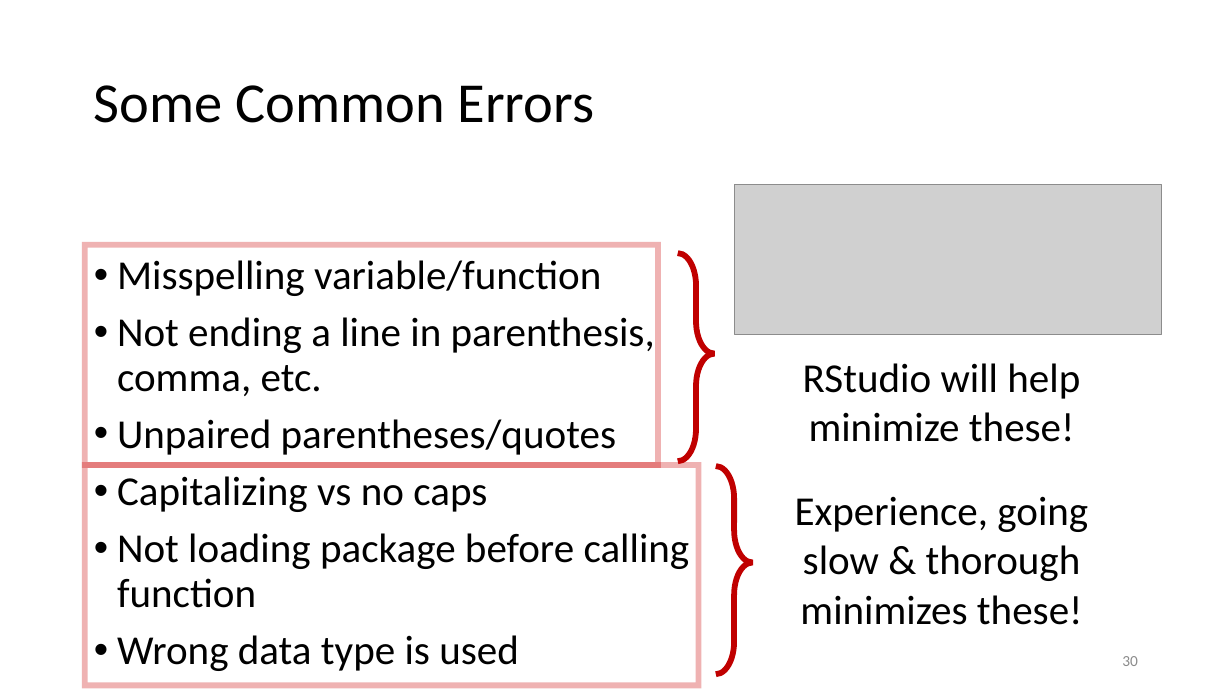
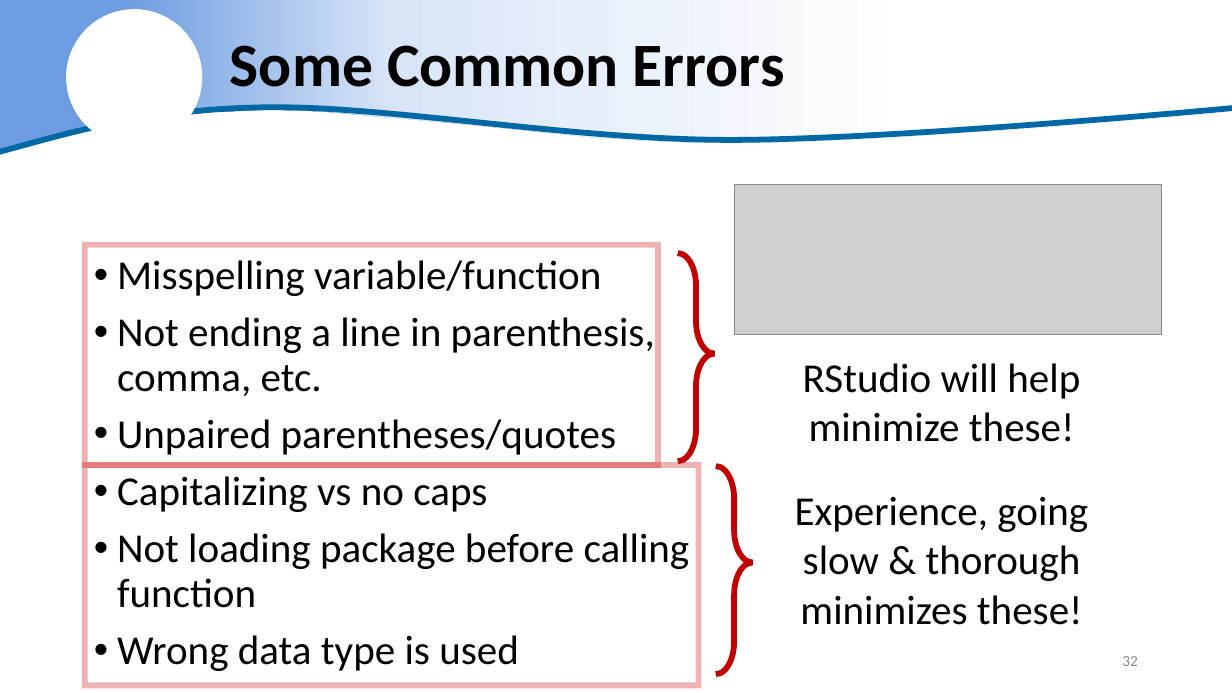
Before and after one commit to justinpriest/ADFG_R_Intro_Workshop, a slide deck: slide 32 of presentations/5 – Reading Real Data.pptx (slide 30 before the commit). Drawn at 1232x693 pixels with LibreOffice and Linux fonts; fonts in the diff are those of the drawing; grey boxes stand for pictures; background and template pictures are left out. Boxes give left, top, right and bottom in pixels: in the first picture for what was removed or moved away, otherwise in the second. Text is boxed around its words. In the diff, an @@ line names an element or a change of style, - is before the commit and + after.

```diff
--- a/presentations/5 – Reading Real Data.pptx
+++ b/presentations/5 – Reading Real Data.pptx
@@ freeform shape added at [0,0,1232,152], fill gradient #6D9CE1 to #D9E5F7 to #FFFFFF @@
@@ ellipse added at [67,9,202,145], fill #FFFFFF @@
@@ title "Some Common Errors": place and size @@
-title "Some Common Errors" at [94,85,595,123]
+title "Some Common Errors" at [230,45,785,87]
@@ title "Some Common Errors" at [230,45,785,87]: size 44 to 48 pt, bold on @@
@@ freeform shape added at [0,107,1232,152], outline #DAE3F3 4.5 pt @@
@@ page number at [1122,656,1138,666]: text changed @@
-30
+32
```
Also in this commit, not shown: 34 other slides changed, 2 slides added, 2 other files.
